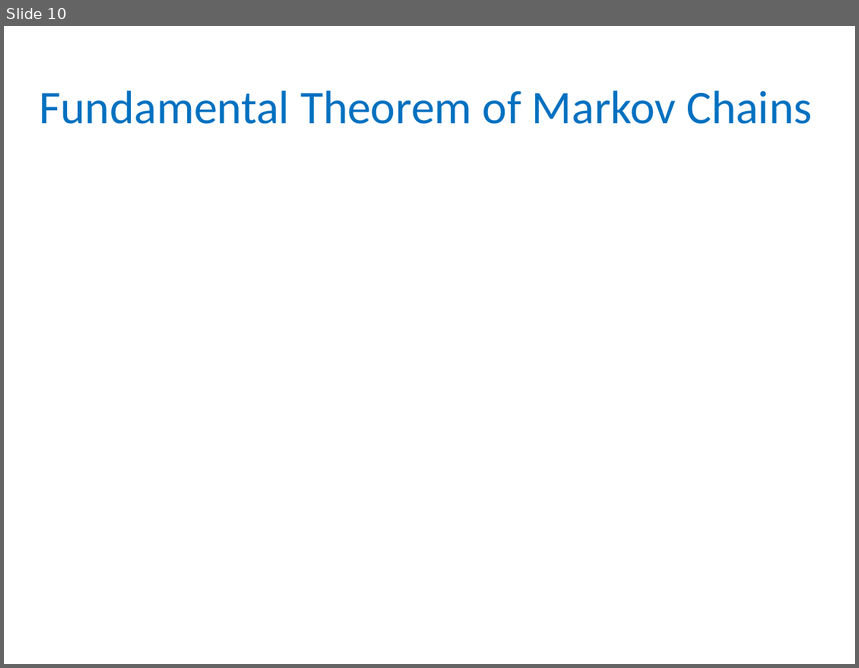
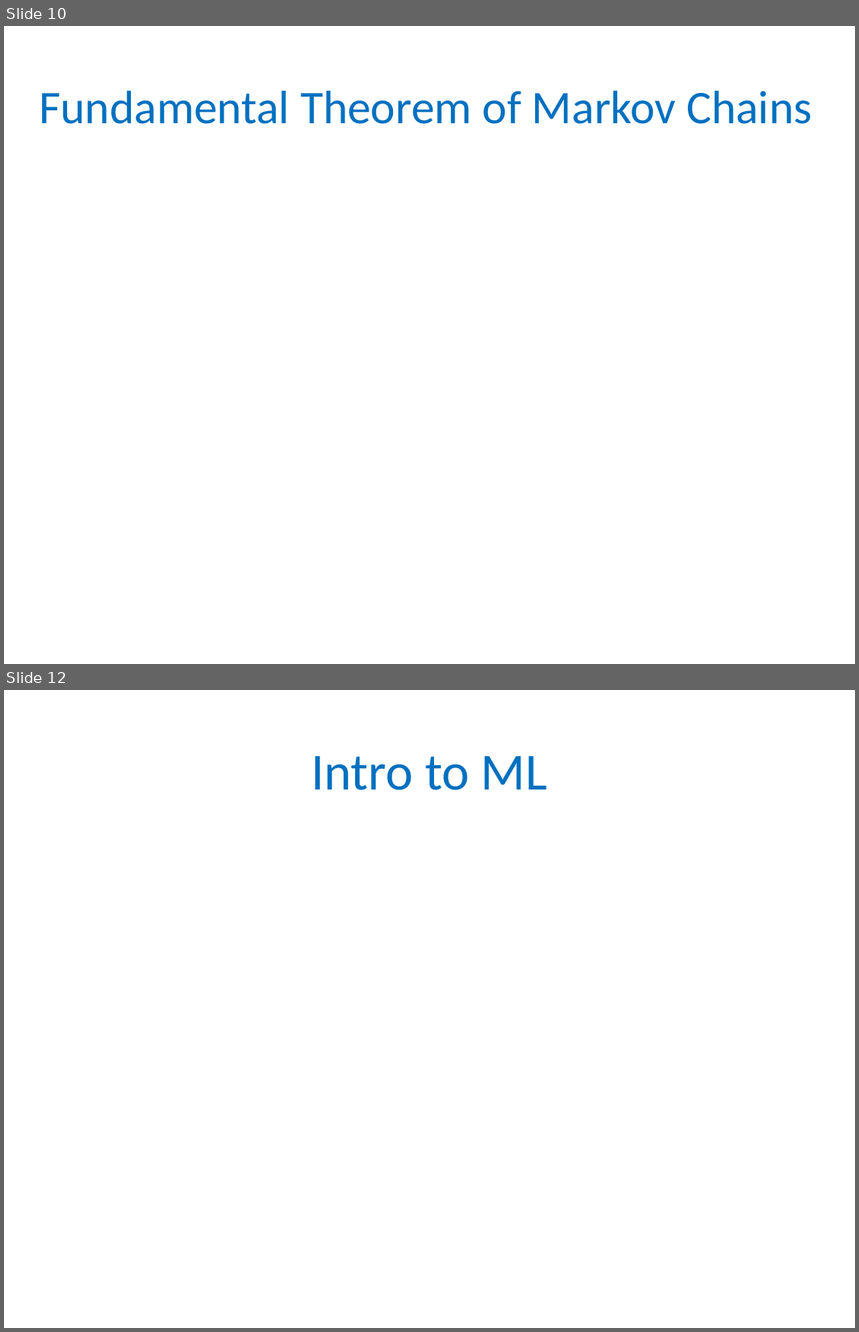
Before and after one commit to gyaroslavtsev/gyaroslavtsev.github.io, a slide deck: b609/lec06.pptx. Shown one above the other, each under a label of ours: slide 10 before the commit, slides 10 and 12 after it; the slides between them are not shown. The pictures are 859x668 and 859x1332 pixels, drawn with LibreOffice and Linux fonts; fonts in the diff are those of the drawing; grey boxes stand for pictures. Boxes give left, top, right and bottom in pixels: in the first picture for what was removed or moved away, otherwise in the second. Text is boxed around its words. In the diff, an @@ line names an element or a change of style, - is before the commit and + after.

```diff
--- a/b609/lec06.pptx
+++ b/b609/lec06.pptx
@@ slide 12 added at [4,690,855,1328], background #FFFFFF @@
@@ title added at [311,756,547,790], 44 pt, text #0070C0 @@
+Intro to ML
```
Also in this commit, not shown: 1 slide changed, 8 other slides added, 4 other files.
